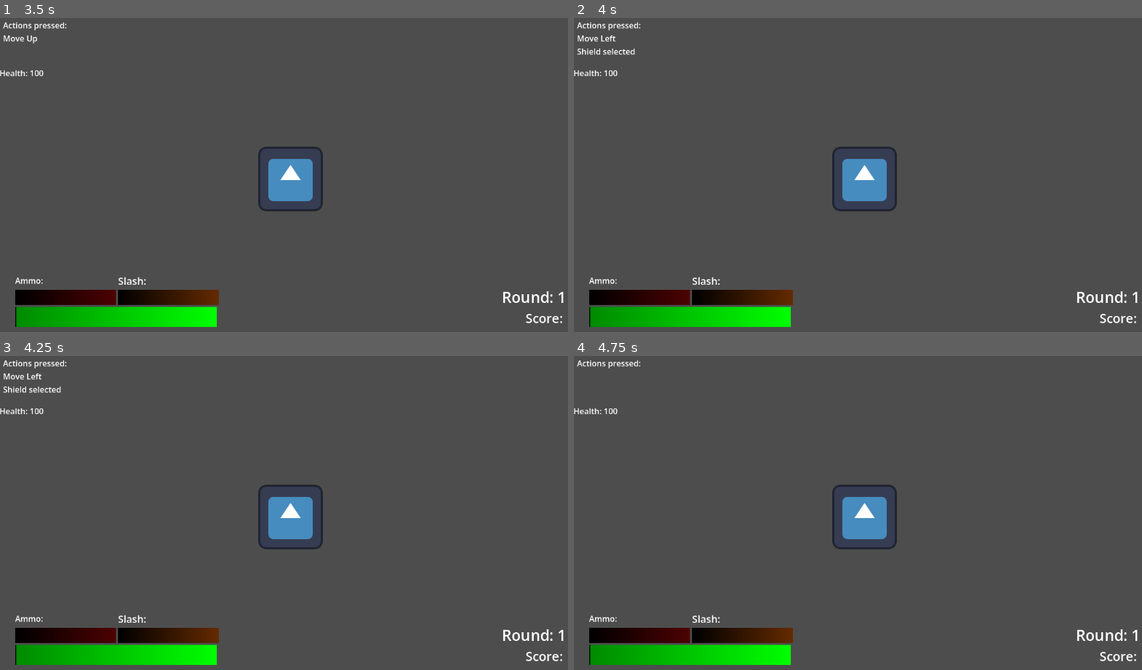
Above: before the commit, frames 1-4 (two rows, left to right).
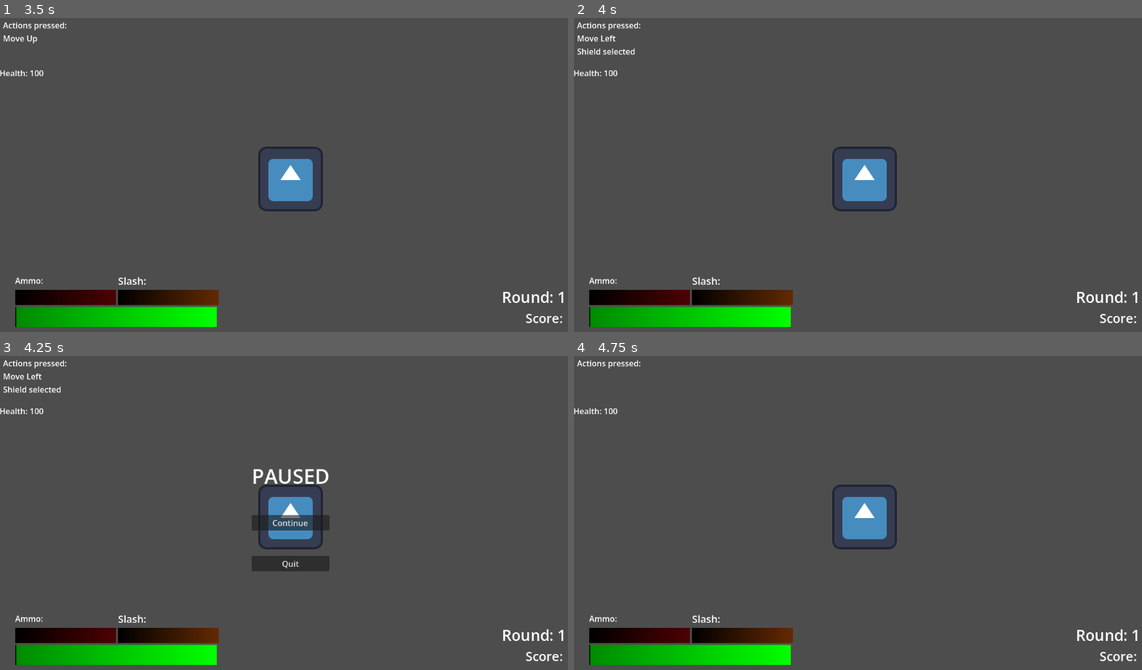
Above: after the commit, the same moments.

Repository: Rhyslan/GuitarBoard_Game
Game: Godot game, scene res://scenes/test/test.tscn
The game is run twice, just before and just after one commit, with the same random seed, the same clock (stepped at 60 frames per second) and the same inputs. The engine's default icon, where the game draws it, is replaced by a stand-in: a white triangle on a blue panel in a dark square.
Inputs (mouse positions are in pixels of both pictures, inside the frame that each line leads up to):
- Up to frame 1 (3.5 s): tap Enter at 0.5, 2 s; hold D (Right) 0.53-1.28 s; hold Left (Attack) 0.53-1.28 s; tap Space (Jump) at 0.77, 1.25, 1.52, 2.75, 3.02 s; hold S (Down) 1.28-2.03 s; tap 2 (Beam) at 1.35 s; hold D (Right) 2.03-2.78 s; hold 4 (Dash) 2.03-2.78 s; hold W (Up) from 2.78 s (still down); tap 1 (Gun) at 2.85 s
- Up to frame 2 (4 s): tap Enter at 3.5 s; release W (Up) at 3.53 s; hold A (Left) from 3.53 s (still down); hold 5 (Shield) from 3.53 s (still down); tap Space (Jump) at 3.77 s
- Up to frame 3 (4.25 s): keep holding A (Left); keep holding 5 (Shield); tap Escape (Pause, bound only after the commit) at 4.15 s
- Up to frame 4 (4.75 s): release A (Left) at 4.25 s; release 5 (Shield) at 4.25 s; click (863, 522) at 4.25 s, where only the run after the commit has a clickable "Continue"

Frames 1-2 are identical in both runs. In frame 3, 1.6% of the frame differs, in the area x 44-59%, y 35-69%; in frame 4, nothing differs.

Commit message:
Implemented Pause and GameOver menus

Diff:
--- a/guitar-board/entities/player/beam.tscn
+++ b/guitar-board/entities/player/beam.tscn
@@ -1,7 +1,7 @@
 [gd_scene format=3 uid="uid://dpydk6uympif0"]
 
 [ext_resource type="Script" uid="uid://dy76fbmv72act" path="res://entities/player/beam.gd" id="1_7u0ro"]
-[ext_resource type="Texture2D" uid="uid://b3gnxabljblmq" path="res://assets/beam.png" id="2_idiqm"]
+[ext_resource type="Texture2D" uid="uid://b3gnxabljblmq" path="res://assets/attacks/beam.png" id="2_idiqm"]
 
 [node name="Beam" type="RayCast2D" unique_id=942872429]
 target_position = Vector2(0, -50)
--- a/guitar-board/entities/player/bullet.tscn
+++ b/guitar-board/entities/player/bullet.tscn
@@ -1,7 +1,7 @@
 [gd_scene format=3 uid="uid://bhmf7u255m5s6"]
 
 [ext_resource type="Script" uid="uid://ddmnlidojtchn" path="res://entities/player/bullet.gd" id="1_2qgwa"]
-[ext_resource type="Texture2D" uid="uid://bxb4828pdw3v" path="res://assets/bullet.png" id="2_leoqw"]
+[ext_resource type="Texture2D" uid="uid://bxb4828pdw3v" path="res://assets/attacks/bullet.png" id="2_leoqw"]
 
 [sub_resource type="RectangleShape2D" id="RectangleShape2D_uai0c"]
 size = Vector2(27, 31)
--- a/guitar-board/entities/player/player.gd
+++ b/guitar-board/entities/player/player.gd
@@ -1,5 +1,7 @@
 extends CharacterBody2D
 
+signal pause_pressed()
+signal game_over_signal()
 
 @export var Bullet : PackedScene
 
@@ -66,6 +68,10 @@
 	else:
 		$Beam.set_is_casting(false)
 
+	# Pause
+	if Input.is_action_pressed("Pause"):
+		pause_pressed.emit()
+
 func jump():
 	print("jumped")
 
@@ -93,8 +99,6 @@
 func reload():
 	print("Starting reload")
 
-
-
 func get_hit(health_lost):
 	health-=health_lost
 
@@ -102,10 +106,10 @@
 		game_over()
 
 
-#game over (temp)
+# Sends Game Over signal, which UI uses to pause game and bring up GameOverMenu
 func game_over():
 	health = 0
-	print("Game Over!")
+	game_over_signal.emit()
 
 
 func _physics_process(delta: float) -> void:
--- a/guitar-board/entities/player/slash.tscn
+++ b/guitar-board/entities/player/slash.tscn
@@ -1,7 +1,7 @@
 [gd_scene format=3 uid="uid://46e1880n55v4"]
 
 [ext_resource type="Script" uid="uid://dxwbwlajqkn0t" path="res://entities/player/slash.gd" id="1_mvm5g"]
-[ext_resource type="Texture2D" uid="uid://cdjqia8mk0pyc" path="res://assets/slash.png" id="2_ii8qm"]
+[ext_resource type="Texture2D" uid="uid://cdjqia8mk0pyc" path="res://assets/attacks/slash.png" id="2_ii8qm"]
 
 [sub_resource type="RectangleShape2D" id="RectangleShape2D_fkugw"]
 size = Vector2(186, 71)
--- a/guitar-board/project.godot
+++ b/guitar-board/project.godot
@@ -102,6 +102,11 @@
 , Object(InputEventKey,"resource_local_to_scene":false,"resource_name":"","device":-1,"window_id":0,"alt_pressed":false …(183 unchanged characters)…
 ]
 }
+Pause={
+"deadzone": 0.2,
+"events": [Object(InputEventKey,"resource_local_to_scene":false,"resource_name":"","device":-1,"window_id":0,"alt_pressed":false,"shift_pressed":false,"ctrl_pressed":false,"meta_pressed":false,"pressed":false,"keycode":0,"physical_keycode":4194305,"key_label":0,"unicode":0,"location":0,"echo":false,"script":null)
+]
+}
 
 [physics]
 
--- a/guitar-board/scenes/test/test.gd
+++ b/guitar-board/scenes/test/test.gd
@@ -41,11 +41,14 @@
 		input_list += "Activating selection\n"
 	if Input.is_action_pressed("Reload"):
 		input_list += "Reloading\n"
+	# Pausing
+	if Input.is_action_pressed("Pause"):
+		input_list += "Game paused\n"
 
 	$CanvasLayer/UI/Label.text = input_list
 	$CanvasLayer/UI/Health.text = "Health: " + str(player.health)
 
-	# Round timer updates, after 60 seconds round updates
+	# Round timer updates, after 30 seconds round updates
 	round_timer += delta
 	if round_timer >= 30:
 		round_timer = 0
--- a/guitar-board/scenes/test/test.tscn
+++ b/guitar-board/scenes/test/test.tscn
@@ -117,9 +117,6 @@
 offset_bottom = 125.0
 text = "Health"
 
-[node name="Timer" type="Timer" parent="." unique_id=1950464140]
-wait_time = 2.0
-autostart = true
 [node name="Resources" type="MarginContainer" parent="CanvasLayer/UI" unique_id=591660455]
 layout_mode = 1
 anchors_preset = 2
@@ -204,10 +201,86 @@
 theme_override_font_sizes/font_size = 25
 text = "Score: "
 
-[node name="SpawnTimer" type="Timer" parent="." unique_id=1950464140]
+[node name="PauseMenu" type="CenterContainer" parent="CanvasLayer/UI" unique_id=455914564]
+process_mode = 2
+custom_minimum_size = Vector2(500, 300)
+layout_mode = 1
+anchors_preset = 8
+anchor_left = 0.5
+anchor_top = 0.5
+anchor_right = 0.5
+anchor_bottom = 0.5
+offset_left = -20.0
+offset_top = -20.0
+offset_right = 20.0
+offset_bottom = 20.0
+grow_horizontal = 2
+grow_vertical = 2
+
+[node name="VBoxContainer" type="VBoxContainer" parent="CanvasLayer/UI/PauseMenu" unique_id=140075444]
+layout_mode = 2
+theme_override_constants/separation = 50
+alignment = 1
+
+[node name="Label" type="Label" parent="CanvasLayer/UI/PauseMenu/VBoxContainer" unique_id=1503920248]
+layout_mode = 2
+theme_override_font_sizes/font_size = 40
+text = "PAUSED"
+horizontal_alignment = 1
+
+[node name="UnpauseButton" type="Button" parent="CanvasLayer/UI/PauseMenu/VBoxContainer" unique_id=719933735]
+layout_mode = 2
+text = "Continue"
+
+[node name="QuitButton" type="Button" parent="CanvasLayer/UI/PauseMenu/VBoxContainer" unique_id=909247421]
+layout_mode = 2
+text = "Quit"
+
+[node name="GameOverMenu" type="CenterContainer" parent="CanvasLayer/UI" unique_id=1064833823]
+process_mode = 2
+custom_minimum_size = Vector2(500, 300)
+layout_mode = 1
+anchors_preset = 8
+anchor_left = 0.5
+anchor_top = 0.5
+anchor_right = 0.5
+anchor_bottom = 0.5
+offset_left = -20.0
+offset_top = -20.0
+offset_right = 20.0
+offset_bottom = 20.0
+grow_horizontal = 2
+grow_vertical = 2
+
+[node name="VBoxContainer" type="VBoxContainer" parent="CanvasLayer/UI/GameOverMenu" unique_id=2085418354]
+layout_mode = 2
+theme_override_constants/separation = 50
+alignment = 1
+
+[node name="Label" type="Label" parent="CanvasLayer/UI/GameOverMenu/VBoxContainer" unique_id=1707534852]
+layout_mode = 2
+theme_override_font_sizes/font_size = 40
+text = "GAME OVER"
+horizontal_alignment = 1
+
+[node name="RetryButton" type="Button" parent="CanvasLayer/UI/GameOverMenu/VBoxContainer" unique_id=476042211]
+layout_mode = 2
+text = "Retry"
+
+[node name="QuitButton" type="Button" parent="CanvasLayer/UI/GameOverMenu/VBoxContainer" unique_id=1874339160]
+layout_mode = 2
+text = "Quit"
+
+[node name="Timer" type="Timer" parent="." unique_id=1950464140]
+wait_time = 2.0
+autostart = true
+
+[node name="SpawnTimer" type="Timer" parent="." unique_id=536985016]
 autostart = true
 script = ExtResource("4_51e2l")
 
 [connection signal="round_change" from="." to="CanvasLayer/UI" method="_on_test_round_change"]
 [connection signal="round_change" from="." to="SpawnTimer" method="_on_round_change"]
+[connection signal="game_over_signal" from="Player" to="CanvasLayer/UI" method="_on_player_game_over_signal"]
+[connection signal="pause_pressed" from="Player" to="CanvasLayer/UI" method="_on_player_pause_pressed"]
 [connection signal="timeout" from="SpawnTimer" to="." method="_on_timer_timeout"]
--- a/guitar-board/scenes/test/ui.gd
+++ b/guitar-board/scenes/test/ui.gd
@@ -11,6 +11,15 @@
 var round_tracker
 var score_tracker
 
+# Pause menu
+var pause_menu
+var unpause_button
+var quit_button
+# Game over menu
+var game_over_menu
+var retry_button
+var go_quit_button
+
 # Called when the node enters the scene tree for the first time.
 func _ready():
 	# Get the resource nodes to prepare to change their values
@@ -23,6 +32,21 @@
 	round_tracker = get_node("RoundScore/VBoxContainer/Round")
 	round_tracker.text = "Round: 1"
 
+	# Get pause menu ready
+	pause_menu = get_node("PauseMenu")
+	unpause_button = get_node("PauseMenu/VBoxContainer/UnpauseButton")
+	quit_button = get_node("PauseMenu/VBoxContainer/QuitButton")
+	unpause_button.pressed.connect(_unpause)
+	quit_button.pressed.connect(_quit)
+	pause_menu.hide()
+	# Get game over menu ready, same structure
+	game_over_menu = get_node("GameOverMenu")
+	retry_button = get_node("GameOverMenu/VBoxContainer/RetryButton")
+	go_quit_button = get_node("GameOverMenu/VBoxContainer/QuitButton")
+	retry_button.pressed.connect(_retry)
+	go_quit_button.pressed.connect(_quit)
+	game_over_menu.hide()
+
 # TODO: Change UI values to match game values, i.e. health_bar.value = Player Health
 # Called every frame. 'delta' is the elapsed time since the previous frame.
 func _process(delta):
@@ -30,3 +54,24 @@
 
 func _on_test_round_change(new_round):
 	round_tracker.text = "Round: " + str(new_round)
+
+func _on_player_pause_pressed() -> void:
+	get_tree().paused = true
+	pause_menu.show()
+
+func _on_player_game_over_signal() -> void:
+	get_tree().paused = true
+	game_over_menu.show()
+
+func _unpause():
+	pause_menu.hide()
+	get_tree().paused = false
+
+func _retry():
+	get_tree().paused = false
+	get_tree().reload_current_scene()
+
+func _quit():
+	# Has to unpause otherwise gets stuck on title screen
+	get_tree().paused = false
+	get_tree().change_scene_to_file("res://scenes/title/title_screen.tscn")
Renamed: guitar-board/assets/beam.png -> guitar-board/assets/attacks/beam.png
Not shown, changed: guitar-board/assets/attacks/beam.png.import
Renamed: guitar-board/assets/bullet.png -> guitar-board/assets/attacks/bullet.png
Not shown, changed: guitar-board/assets/attacks/bullet.png.import
Renamed: guitar-board/assets/jump.png -> guitar-board/assets/attacks/jump.png
Not shown, changed: guitar-board/assets/attacks/jump.png.import
Renamed: guitar-board/assets/shield.png -> guitar-board/assets/attacks/shield.png
Not shown, changed: guitar-board/assets/attacks/shield.png.import
Renamed: guitar-board/assets/slash.png -> guitar-board/assets/attacks/slash.png
Not shown, changed: guitar-board/assets/attacks/slash.png.import
